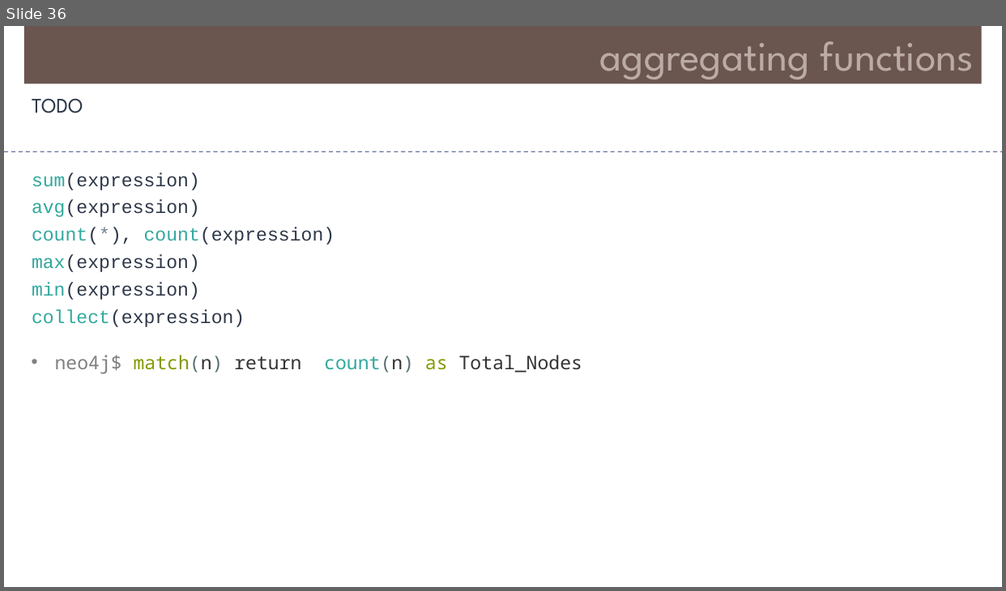
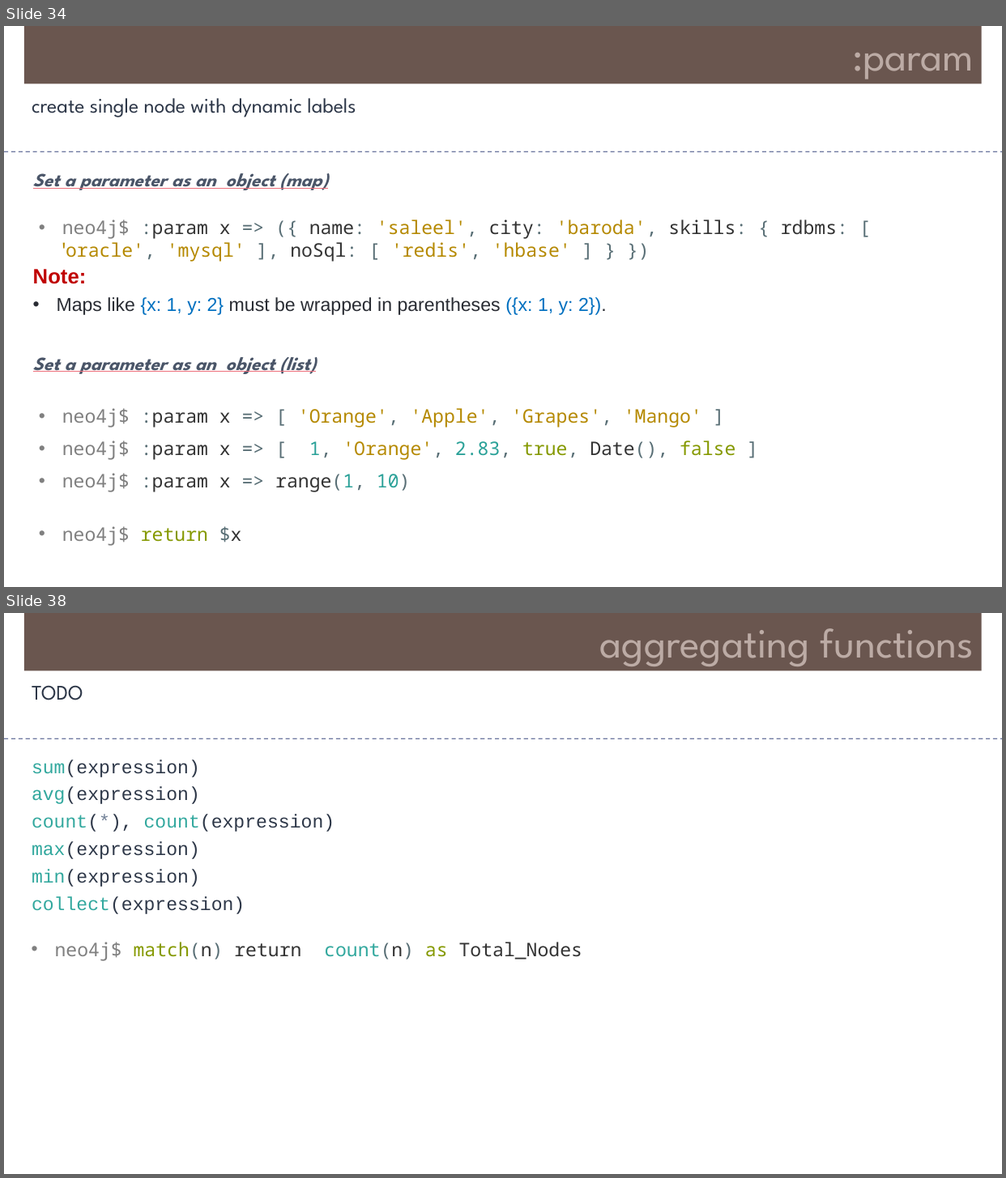
Before and after one commit to Saleel-Bagde/PPT-s, a slide deck: Neo4j.pptx. Shown one above the other, each under a label of ours: slide 36 before the commit, slides 34 and 38 after it; the slides between them are not shown. The pictures are 1006x591 and 1006x1178 pixels, drawn with LibreOffice and Linux fonts; fonts in the diff are those of the drawing. Boxes give left, top, right and bottom in pixels: in the first picture for what was removed or moved away, otherwise in the second. Text is boxed around its words. In the diff, an @@ line names an element or a change of style, - is before the commit and + after.

```diff
--- a/Neo4j.pptx
+++ b/Neo4j.pptx
@@ slide 34 added at [4, 26, 1002, 587], background #FFFFFF @@
@@ rectangle added at [24, 26, 982, 84], fill #6A5650, 40 pt, text #BCABA5 @@
+:param
@@ text added at [32, 98, 356, 118], 20 pt, text #2D3748 @@
+create single node with dynamic labels
@@ line added from (4, 152) to (1002, 152), #6E78A0 0.99 pt dashed @@
@@ text added at [33, 173, 328, 190], 18 pt, text #4A5568, bold, italic, underline @@
+Set a parameter as an object (map)
@@ text added at [62, 220, 848, 262], 18 pt, text #B58900 @@
+• neo4j$ :param x => ({ name: 'saleel', city: 'baroda', skills: { rdbms: [ 'oracle', 'mysql' ], noSql: [ 'redis', 'hbase' ] } })
@@ text added at [33, 269, 607, 315], 18 pt, text #292C33 @@
+Note:
+• Maps like {x: 1, y: 2} must be wrapped in parentheses ({x: 1, y: 2}).
@@ text added at [33, 357, 316, 374], 18 pt, text #4A5568, bold, italic, underline @@
+Set a parameter as an object (list)
@@ text added at [62, 408, 735, 493], 18 pt, text #B58900 @@
+• neo4j$ :param x => [ 'Orange', 'Apple', 'Grapes', 'Mango' ]
+• neo4j$ :param x => [ 1, 'Orange', 2.83, true, Date(), false ]
+• neo4j$ :param x => range(1, 10)
@@ text added at [62, 527, 242, 545], 18 pt, text #808080 @@
+• neo4j$ return $x
@@ what was slide 36 is now slide 38 @@
```
Also in this commit, not shown: 4 slides changed, 1 other slide added.
